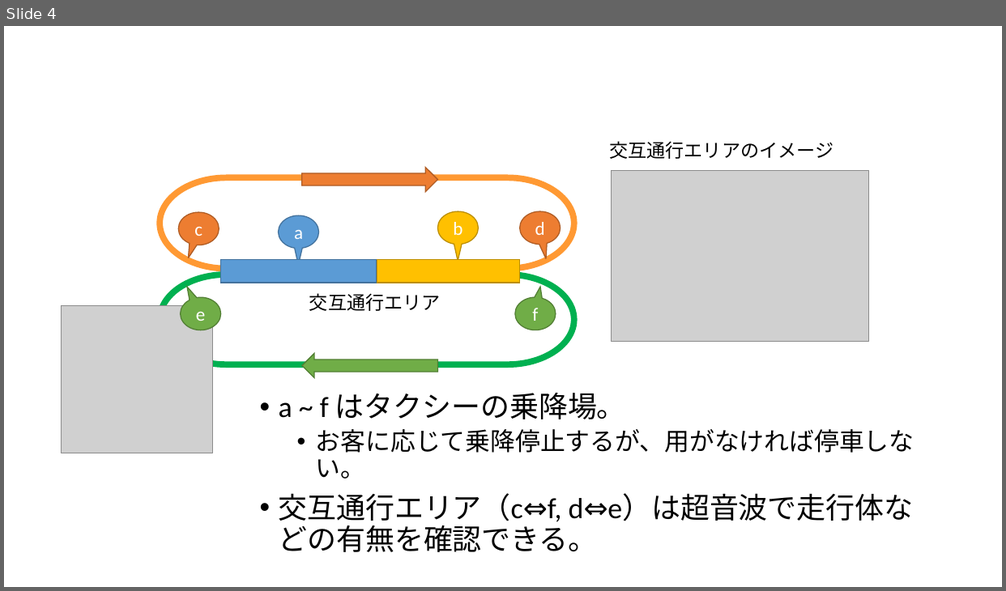
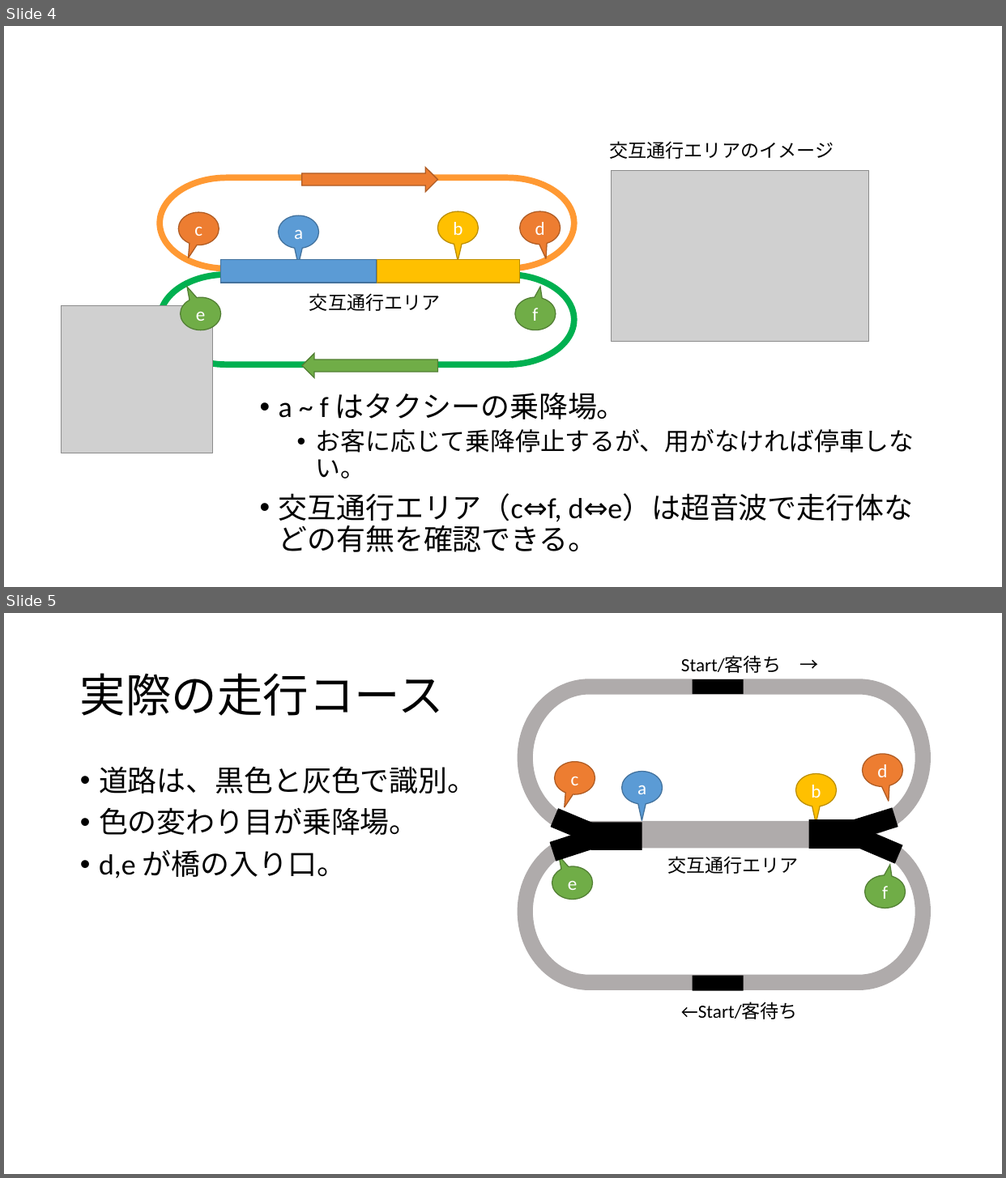
Before and after one commit to nichiyoubi/model_checking_exercise, a slide deck: memo/課題検討hayakawa.pptx. Shown one above the other, each under a label of ours: slide 4 before the commit, slides 4 and 5 after it. The pictures are 1006x591 and 1006x1178 pixels, drawn with LibreOffice and Linux fonts; fonts in the diff are those of the drawing; grey boxes stand for pictures. Boxes give left, top, right and bottom in pixels: in the first picture for what was removed or moved away, otherwise in the second. Text is boxed around its words. In the diff, an @@ line names an element or a change of style, - is before the commit and + after.

```diff
--- a/memo/課題検討hayakawa.pptx
+++ b/memo/課題検討hayakawa.pptx
@@ slide 5 added at bbox=[4, 613, 1002, 1174], background #FFFFFF @@
@@ text added at bbox=[681, 655, 781, 673], 18 pt, text #000000 @@
+Start/客待ち →
@@ title added at bbox=[80, 673, 444, 716], 44 pt, text #000000 @@
+実際の走行コース
@@ rectangle added at bbox=[692, 679, 744, 694], fill #000000 @@
@@ pill shape added at bbox=[525, 687, 923, 828], outline #AFABAB 15 pt @@
@@ speech bubble added at bbox=[863, 754, 903, 786], fill #ED7D31, outline #AF5C24 1 pt, 18 pt, text #FFFFFF @@
+d
@@ text added at bbox=[99, 766, 477, 879], 28 pt, text #000000 @@
+• 道路は、黒色と灰色で識別。
+• 色の変わり目が乗降場。
+• d,e が橋の入り口。
@@ speech bubble added at bbox=[555, 762, 595, 795], fill #ED7D31, outline #AF5C24 1 pt, 18 pt, text #FFFFFF @@
+c
@@ speech bubble added at bbox=[621, 772, 662, 805], fill #5B9BD5, outline #43739E 1 pt, 18 pt, text #FFFFFF @@
+a
@@ speech bubble added at bbox=[796, 774, 837, 807], fill #FFC000, outline #BD8E00 1 pt, 18 pt, text #FFFFFF @@
+b
@@ rectangle added at bbox=[550, 829, 598, 862], fill #000000 @@
@@ rectangle added at bbox=[551, 808, 599, 844], fill #000000 @@
@@ rectangle added at bbox=[591, 823, 641, 851], fill #000000 @@
@@ rectangle added at bbox=[809, 820, 859, 849], fill #000000 @@
@@ rectangle added at bbox=[851, 807, 898, 840], fill #000000 @@
@@ rectangle added at bbox=[855, 828, 903, 864], fill #000000 @@
@@ pill shape added at bbox=[525, 841, 923, 983], outline #AFABAB 15 pt @@
@@ speech bubble added at bbox=[552, 867, 592, 900], fill #70AD47, outline #538035 1 pt, 18 pt, text #FFFFFF @@
+e
@@ text added at bbox=[667, 856, 799, 874], 18 pt, text #000000 @@
+交互通行エリア
@@ speech bubble added at bbox=[865, 875, 906, 909], fill #70AD47, outline #538035 1 pt, 18 pt, text #FFFFFF @@
+f
@@ rectangle added at bbox=[692, 976, 744, 992], fill #000000 @@
@@ text added at bbox=[681, 1003, 798, 1020], 18 pt, text #000000 @@
+←Start/客待ち
```
Also in this commit, not shown: 2 slides changed, 5 other slides added, 4 slides removed, 1 other file.
